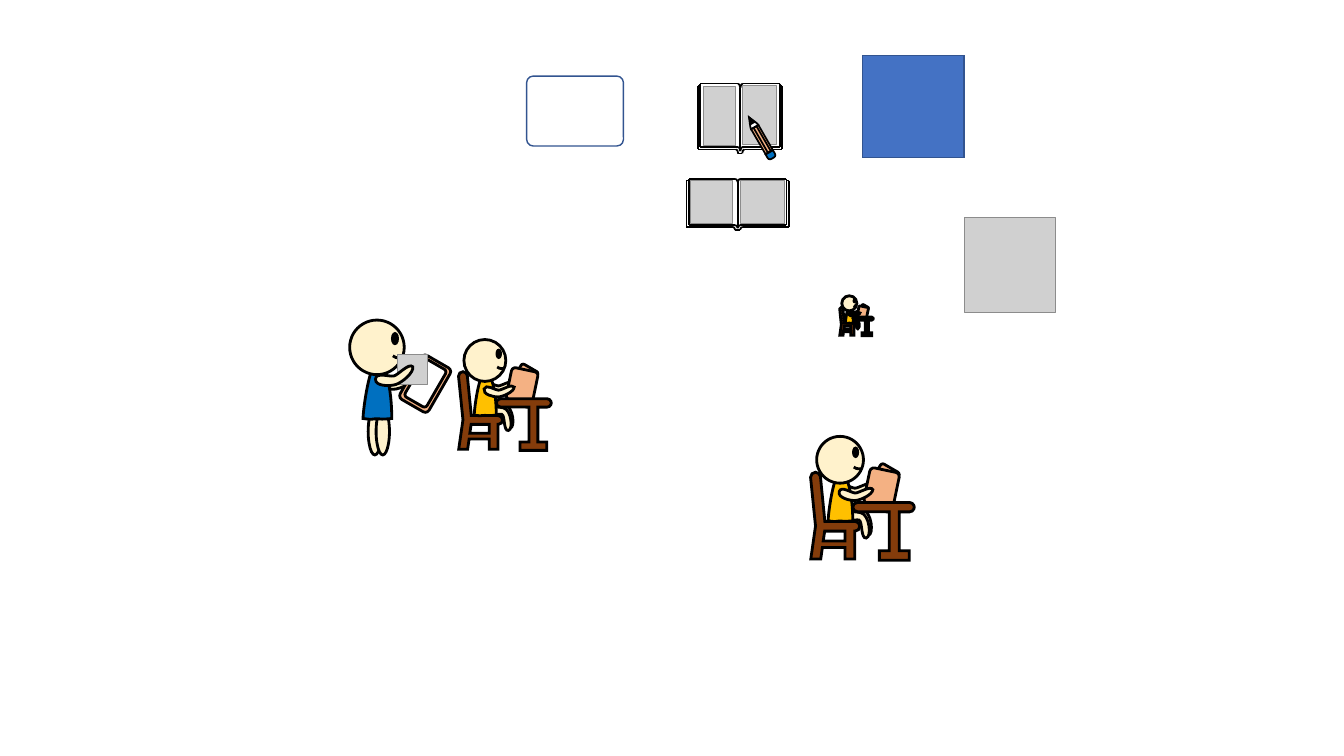
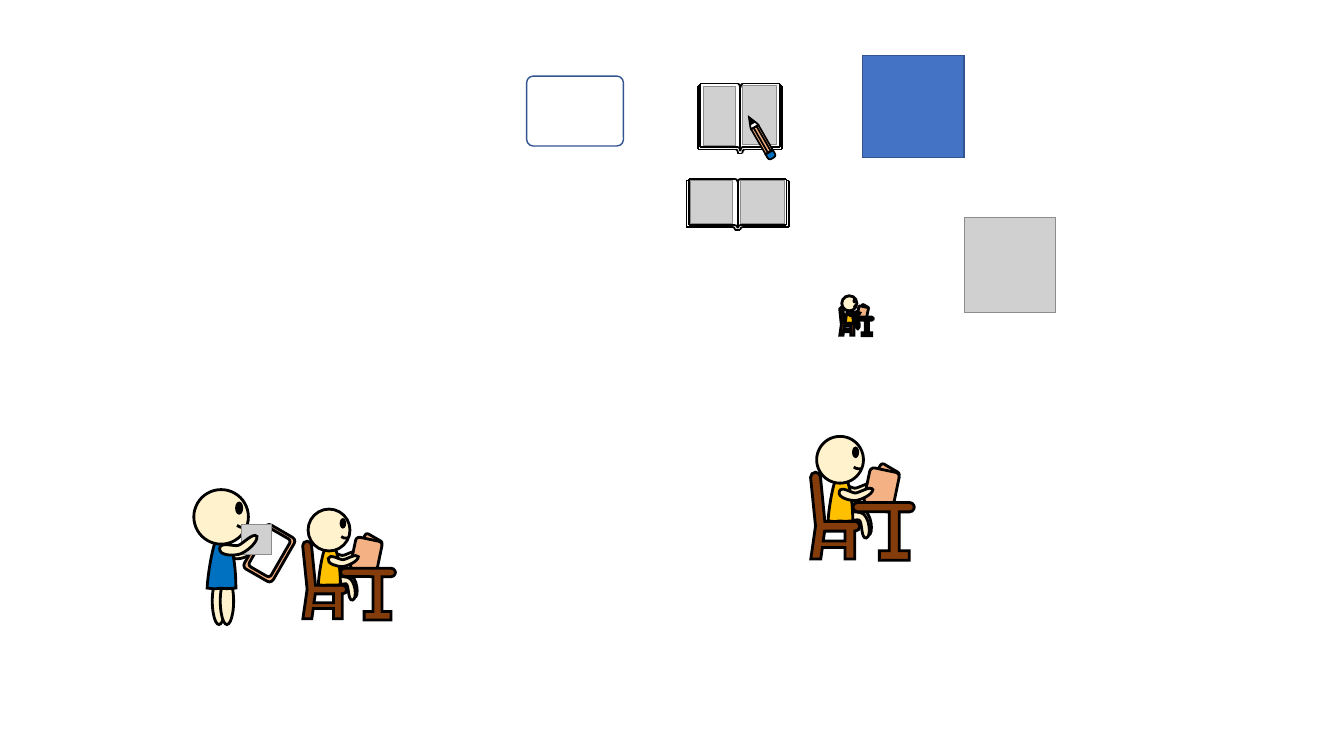
Before and after one commit to HyeongjinE/HJ_SoftwareStudio, a slide deck: slide 3 of img/아이콘.pptx (slide 2 before the commit). Drawn at 1344x756 pixels with LibreOffice and Linux fonts; fonts in the diff are those of the drawing; grey boxes stand for pictures. Boxes give left, top, right and bottom in pixels: in the first picture for what was removed or moved away, otherwise in the second. Text is boxed around its words. In the diff, an @@ line names an element or a change of style, - is before the commit and + after.

```diff
--- a/img/아이콘.pptx
+++ b/img/아이콘.pptx
@@ 12 freeform shapes, 6 ellipses, 4 rounded rectangles, 1 picture: place and size @@
-12 freeform shapes, 6 ellipses, 4 rounded rectangles, 1 picture at <box>350,321,552,455</box>
+12 freeform shapes, 6 ellipses, 4 rounded rectangles, 1 picture at <box>194,490,396,624</box>
```
Also in this commit, not shown: 1 slide added, 5 other files.
